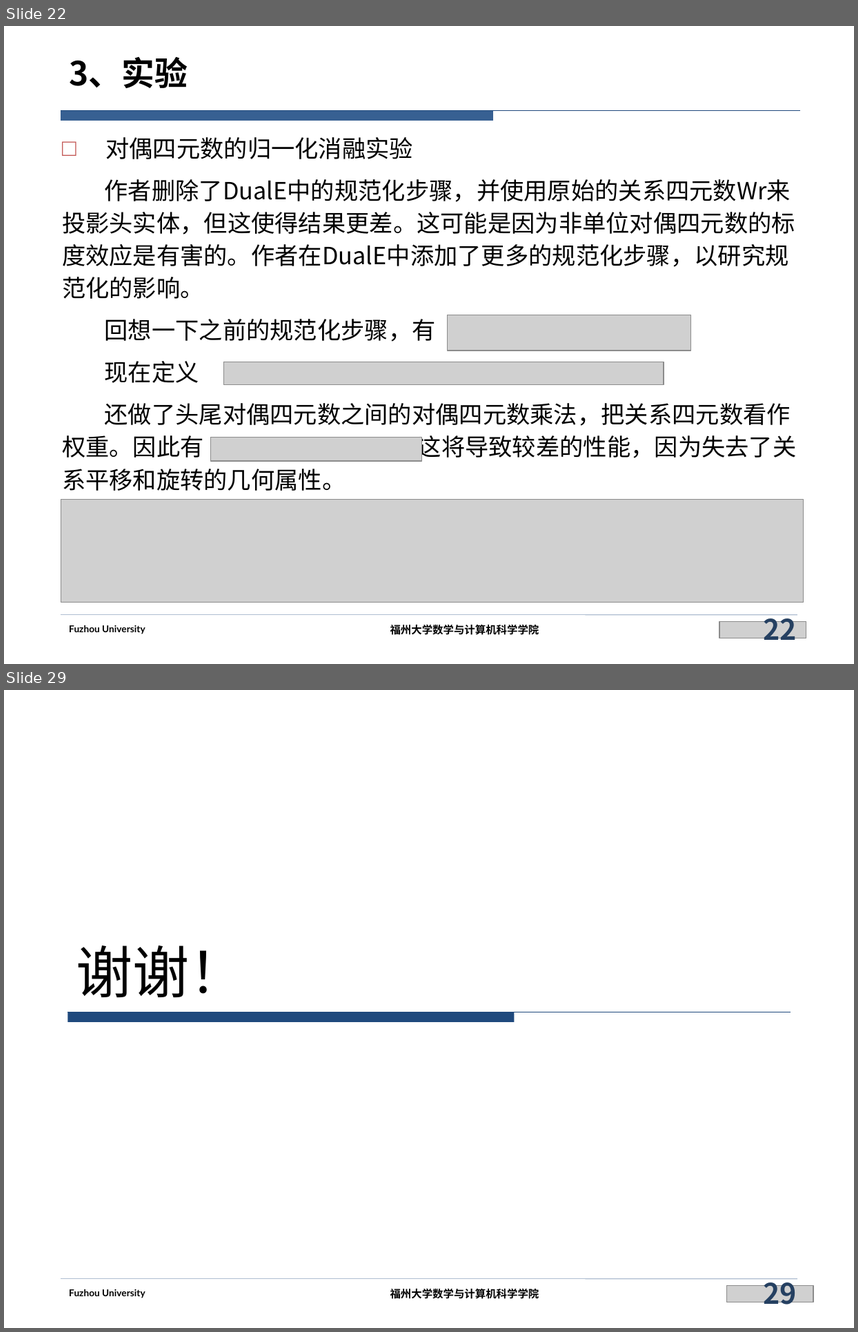
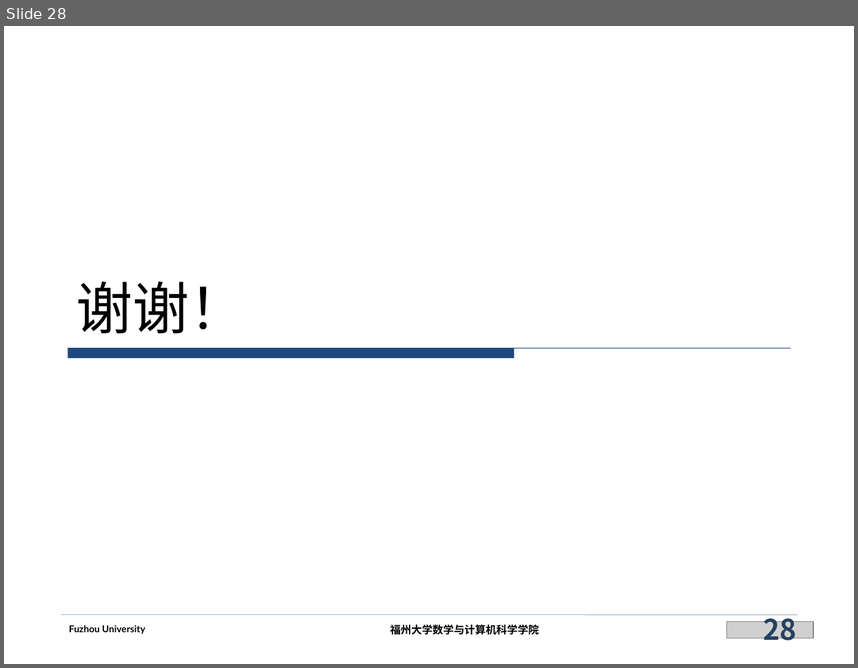
Before and after one commit to siberia0015/Paper-Report, a slide deck: 实验室/DualTKB（未完成）/DualTKB.pptx. Shown one above the other, each under a label of ours: slides 22 and 29 before the commit, slide 28 after it; the slides between them are not shown. The pictures are 858x1332 and 858x668 pixels, drawn with LibreOffice and Linux fonts; fonts in the diff are those of the drawing; grey boxes stand for pictures; background and template pictures are left out. Boxes give left, top, right and bottom in pixels: in the first picture for what was removed or moved away, otherwise in the second. Text is boxed around its words. In the diff, an @@ line names an element or a change of style, - is before the commit and + after.

```diff
--- a/实验室/DualTKB（未完成）/DualTKB.pptx
+++ b/实验室/DualTKB（未完成）/DualTKB.pptx
@@ slide 22 removed at box(4, 26, 854, 664), background #FFFFFF; not listed: 4 template elements that a slide beside it also shows @@
@@ title removed at box(69, 57, 188, 88) @@
-3、实验
@@ freeform shape removed at box(61, 110, 800, 121) @@
@@ text removed at box(62, 137, 797, 490) @@
-□ 对偶四元数的归一化消融实验
-作者删除了DualE中的规范化步骤，并使用原始的关系四元数Wr来投影头实体，但这使得结果更差。这可能是因为非单位对偶四元数的标度效应是有害的。作者在DualE中添加了更多的规范化步骤，以研究规范化的影响。
-回想一下之前的规范化步骤，有
-现在定义
-还做了头尾对偶四元数之间的对偶四元数乘法，把关系四元数看作权重。因此有 这将导致较差的性能，因为失去了关系平移和旋转的几何属性。
@@ picture removed at box(448, 315, 691, 351) @@
@@ picture removed at box(223, 362, 664, 385) @@
@@ picture removed at box(210, 437, 422, 461) @@
@@ picture removed at box(61, 499, 804, 602) @@
@@ picture removed at box(720, 621, 806, 638) @@
@@ page number removed at box(763, 610, 796, 646) @@
-22
@@ what was slide 29 is now slide 28 @@
@@ page number at box(763, 610, 796, 646): text changed @@
-29
+28
```
Also in this commit, not shown: 18 slides changed, 8 slides added, 8 other slides removed.
